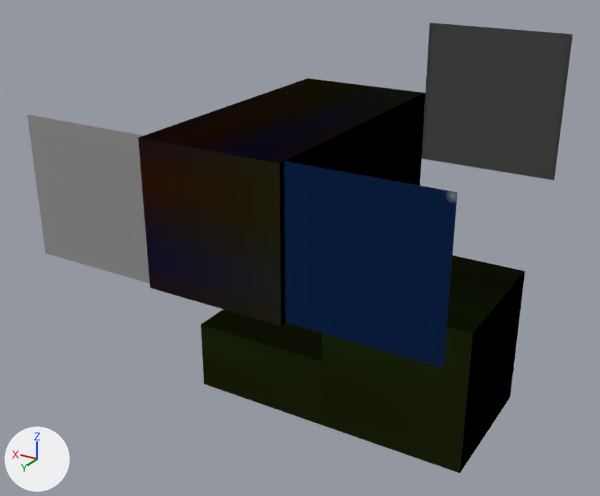
Renders of the OBJ model tests/data/mini_expected/lv_export/MINI/MINI.obj from each side of a commit.
One viewpoint serves both versions: a 50 mm lens placed at (-1.82, 4.66, 2.86), pointed at (0.91, 0.1, 0.58). Arrows for +X, +Y and +Z are at lower left; the lights stay in place. The picture after the commit comes second. Where no turn or scale is listed for an object, it has been applied to the vertices. Vertices at exactly the same position are counted once.

Objects in the first picture: 'MINI'.
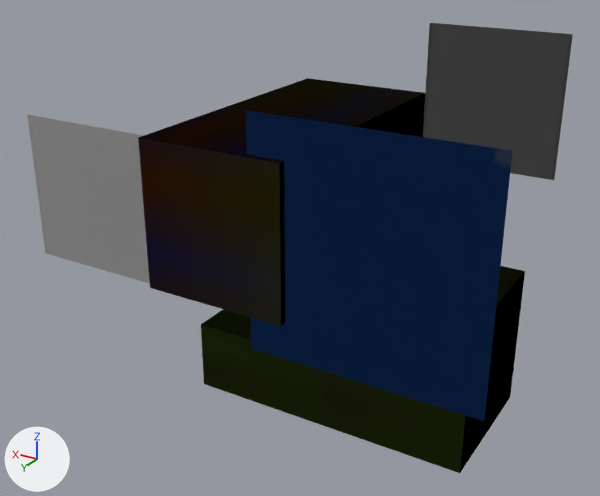
The change in detail:
me_mini is used by ob_mini; location (0.0, 0.0, 0.0).
me_mini had 36 vertices, 42 faces and spanned x -0.5..2.5, y -1.0..1.0, z -0.5..2.0.
me_mini now has 36 vertices, 42 faces and spans x -0.75..2.5, y -1.0..1.0, z -0.5..2.0.
Part 1, on me_mini:
Vertex 24 of me_mini moves from (-0.5, 0.95, 1.5) at pixel (457, 192) to (-0.75, 0.95, 1.75) at pixel (512, 150).
Vertex 25 of me_mini moves from (0.5, 0.95, 1.5) at pixel (284, 160) to (0.75, 0.95, 1.75) at pixel (245, 110).
Vertex 26 of me_mini moves from (-0.5, 0.95, 0.5) at pixel (443, 368) to (-0.75, 0.95, 0.25) at pixel (484, 421).
Vertex 27 of me_mini moves from (0.5, 0.95, 0.5) at pixel (285, 322) to (0.75, 0.95, 0.25) at pixel (251, 348).

Pixel boxes [x1, y1, x2, y2] of what changed, in the pictures (600 x 496 px; the box of a moved part takes in the faces that stretch with it):
part 1 of me_mini, moved or reshaped: before [284, 161, 457, 368]; after [245, 110, 512, 421]
